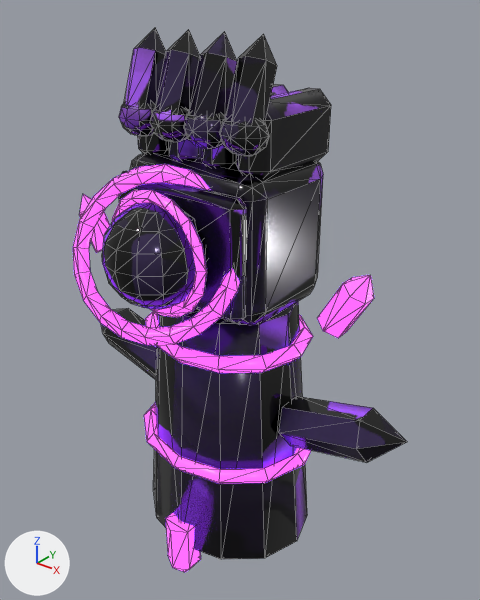
Before and after pictures for a commit that changed the Blender file Blender/Weapons/Gauntlet/12_void_gauntlet.blend.
One viewpoint serves both versions: a 50 mm lens placed at (0.346, -0.413, 0.191), pointed at (0.012, 0.004, -0.067). Every picture has the same lights, and +X, +Y and +Z are marked at lower left. The older version comes first. Mesh edges are drawn as thin lines.

Names of what the first picture shows: 'Weapon'.
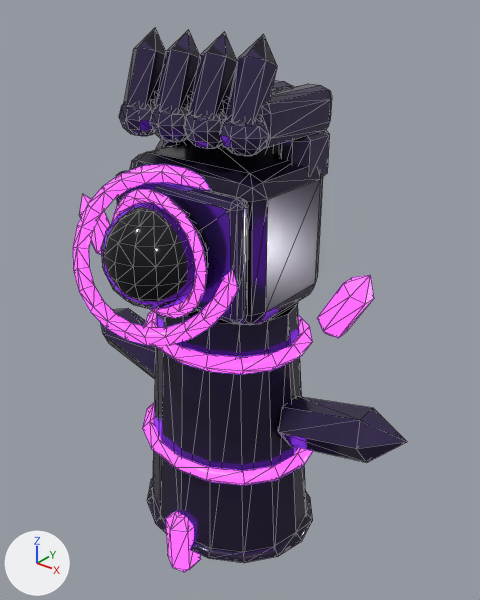
Where the change shows, as pixel boxes (x1, y1, x2, y2) in the pictures (480 x 600 px; the box of a moved part takes in the faces that stretch with it):
part 1 of me_weapon, rebuilt (mostly hidden afterwards)
    before: (169, 139, 202, 161)
    after: (187, 94, 192, 110)
part 2 of me_weapon, rebuilt (mostly hidden afterwards)
    before: (201, 84, 288, 168)
    after: (223, 80, 294, 116)
part 3 of me_weapon, rebuilt (mostly hidden afterwards)
    before: (138, 133, 169, 154)
    after: (154, 91, 158, 105)
part 4 of me_weapon, rebuilt
    before: (236, 88, 331, 179)
    after: (261, 84, 332, 148)
part 5 of me_weapon, added
    after: (147, 478, 313, 563)
part 6 of me_weapon, added (mostly hidden)
    after: (257, 144, 279, 154)
part 7 of me_weapon, added
    after: (279, 130, 330, 176)
part 8 of me_weapon, added (mostly hidden)
    after: (155, 139, 191, 150)
part 9 of me_weapon, moved or reshaped
    before: (73, 164, 313, 559)
    after: (73, 105, 337, 552)
part 10 of me_weapon, surface changed
    both: (80, 31, 407, 559)

The change, as a list of edits to the scene's bpy script:
```text
Change me_weapon:
    used by ob_weapon; location = (0.0, 0.0, 0.0)
    remove me_weapon.from_pydata(...)  # 889 vertices, 1726 faces; spans x -0.184..0.184, y -0.125..0.077, z -0.348..0.156
    add me_weapon.from_pydata(...)  # 1389 vertices, 2742 faces; spans x -0.184..0.184, y -0.125..0.078, z -0.348..0.156
    me_weapon part 1: the loose piece of 24 vertices spanning x -0.033..-0.001, y -0.042..0.058, z 0.054..0.113 is rebuilt with 56 vertices and now spans x -0.033..-0.002, y -0.04..0.057, z 0.079..0.115
    me_weapon part 2: the loose piece of 24 vertices spanning x 0.001..0.033, y -0.042..0.058, z 0.054..0.113 is rebuilt with 56 vertices and now spans x 0.002..0.033, y -0.04..0.057, z 0.079..0.115
    me_weapon part 3: the loose piece of 24 vertices spanning x -0.068..-0.036, y -0.042..0.058, z 0.054..0.113 is rebuilt with 56 vertices and now spans x -0.067..-0.037, y -0.04..0.057, z 0.079..0.115
    me_weapon part 4: the loose piece of 24 vertices spanning x 0.036..0.068, y -0.042..0.058, z 0.054..0.113 is rebuilt with 56 vertices and now spans x 0.037..0.067, y -0.04..0.057, z 0.079..0.115
    me_weapon part 5: a new loose piece of 64 vertices spanning x -0.092..0.092, y -0.078..0.078, z -0.309..-0.295, in mat_void_gauntlet_main
    me_weapon part 6: a new loose piece of 24 vertices spanning x 0.003..0.032, y 0.013..0.06, z 0.038..0.088, in mat_void_gauntlet_main
    me_weapon part 7: a new loose piece of 24 vertices spanning x 0.038..0.067, y 0.013..0.06, z 0.038..0.088, in mat_void_gauntlet_main
    me_weapon part 8: a new loose piece of 24 vertices spanning x -0.085..-0.043, y -0.007..0.035, z 0.028..0.07, in mat_void_gauntlet_main
    me_weapon part 9: 35 vertices moved from x -0.075..0.075, y -0.125..0.063, z -0.306..0.057 to x -0.08..0.08, y -0.123..0.068, z -0.306..0.058; 255 vertices removed from x -0.079..0.079, y -0.125..0.067, z -0.306..0.06; 443 vertices added at x -0.126..0.126, y -0.125..0.071, z -0.306..0.092
    me_weapon part 10: 755 kept faces spanning x -0.184..0.184, y -0.119..0.052, z -0.348..0.156 get new texture (UV) coordinates
    other edits to the shape of me_weapon do not show in these pictures
```
